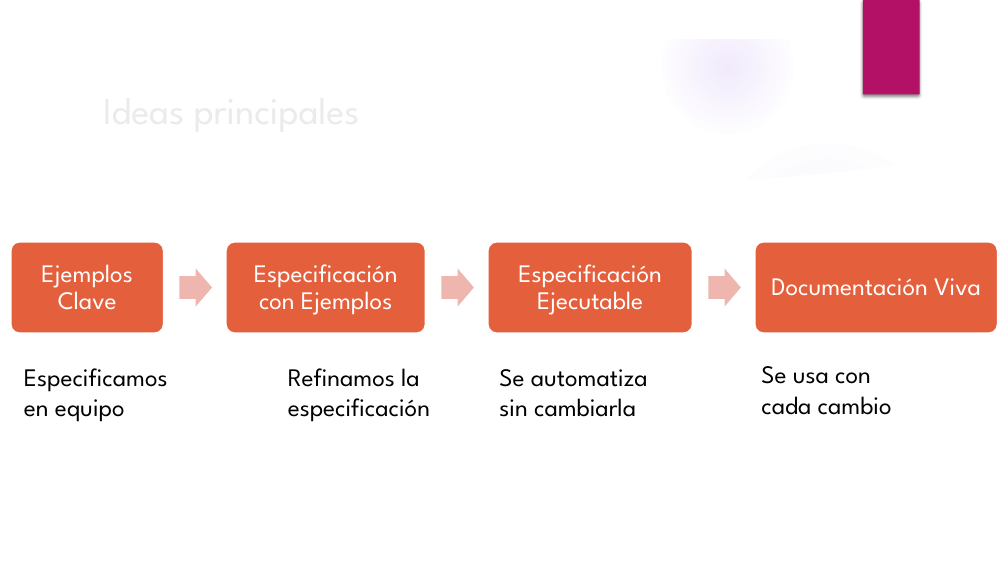
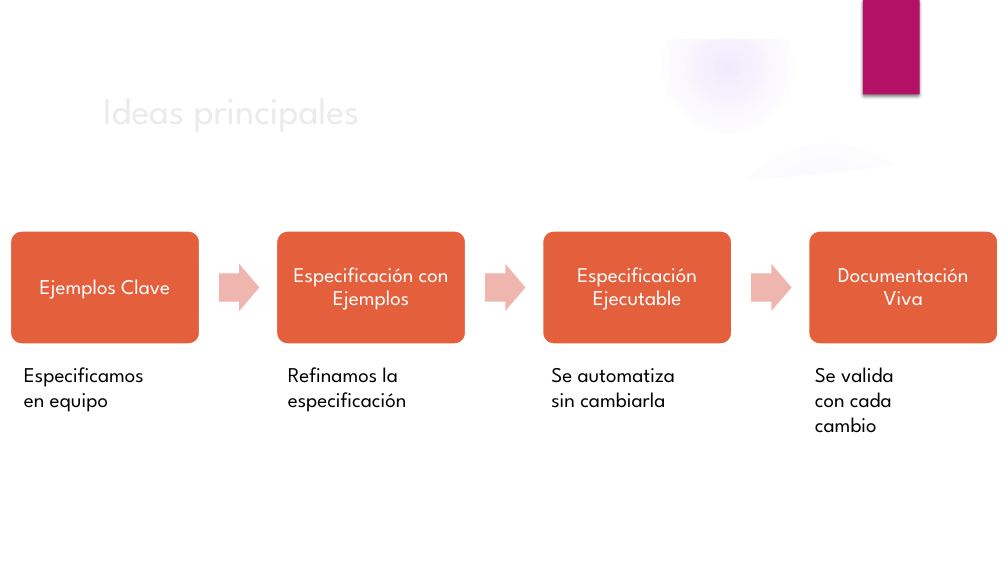
Before and after one commit to oscarcenteno/charla-especificacion-por-ejemplos, a slide deck: slide 10 of Especificacion por Ejemplos.pptx. Drawn at 1008x567 pixels with LibreOffice and Linux fonts; fonts in the diff are those of the drawing; background and template pictures are left out. Boxes give left, top, right and bottom in pixels: in the first picture for what was removed or moved away, otherwise in the second. Text is boxed around its words. In the diff, an @@ line names an element or a change of style, - is before the commit and + after.

Commit message:
Mejoro ejemplo de Entregas Gratuitas. Configuro OpenCover y Coveralls.io

```diff
--- a/Especificacion por Ejemplos.pptx
+++ b/Especificacion por Ejemplos.pptx
@@ rounded rectangle: place and size @@
-rounded rectangle at (11, 241, 164, 333)
+rounded rectangle at (10, 231, 200, 345)
@@ text "Ejemplos Clave": place and size @@
-text "Ejemplos Clave" at (41, 264, 132, 310)
+text "Ejemplos Clave" at (40, 279, 170, 299)
@@ rounded rectangle: place and size @@
-rounded rectangle at (225, 241, 426, 333)
+rounded rectangle at (276, 231, 466, 345)
@@ text "Especificación con Ejemplos": place and size @@
-text "Especificación con Ejemplos" at (254, 264, 398, 315)
+text "Especificación con Ejemplos" at (294, 267, 449, 310)
@@ rounded rectangle: place and size @@
-rounded rectangle at (488, 241, 693, 333)
+rounded rectangle at (542, 231, 732, 345)
@@ text "Especificación Ejecutable": place and size @@
-text "Especificación Ejecutable" at (518, 264, 662, 315)
+text "Especificación Ejecutable" at (577, 267, 697, 310)
@@ rounded rectangle: place and size @@
-rounded rectangle at (755, 241, 998, 333)
+rounded rectangle at (808, 231, 998, 345)
@@ size 24 to 20 pt; less space between paragraphs in 4 elements at (40, 279, 170, 299), (294, 267, 449, 310), (577, 267, 697, 310), (838, 268, 969, 305) @@
@@ text "Documentación Viva": place and size @@
-text "Documentación Viva" at (771, 278, 981, 296)
+text "Documentación Viva" at (838, 268, 969, 305)
@@ right arrow: place and size @@
-right arrow at (179, 268, 212, 306)
+right arrow at (219, 264, 259, 311)
@@ right arrow: place and size @@
-right arrow at (442, 268, 474, 306)
+right arrow at (485, 264, 526, 311)
@@ right arrow: place and size @@
-right arrow at (709, 268, 741, 306)
+right arrow at (752, 264, 792, 311)
@@ size 24 to 20 pt in 3 elements at (551, 368, 675, 408), (24, 367, 144, 412), (288, 367, 407, 412) @@
@@ text "Se automatiza sin cambiarla": place and size @@
-text "Se automatiza sin cambiarla" at (499, 369, 648, 417)
+text "Se automatiza sin cambiarla" at (551, 368, 675, 408)
@@ text at (815, 367, 894, 433): text changed; size 24 to 20 pt @@
-Se usa con cada cambio
+Se valida con cada cambio
```
Also in this commit, not shown: 6 other slides changed, 1 slide added, 53 other files.
